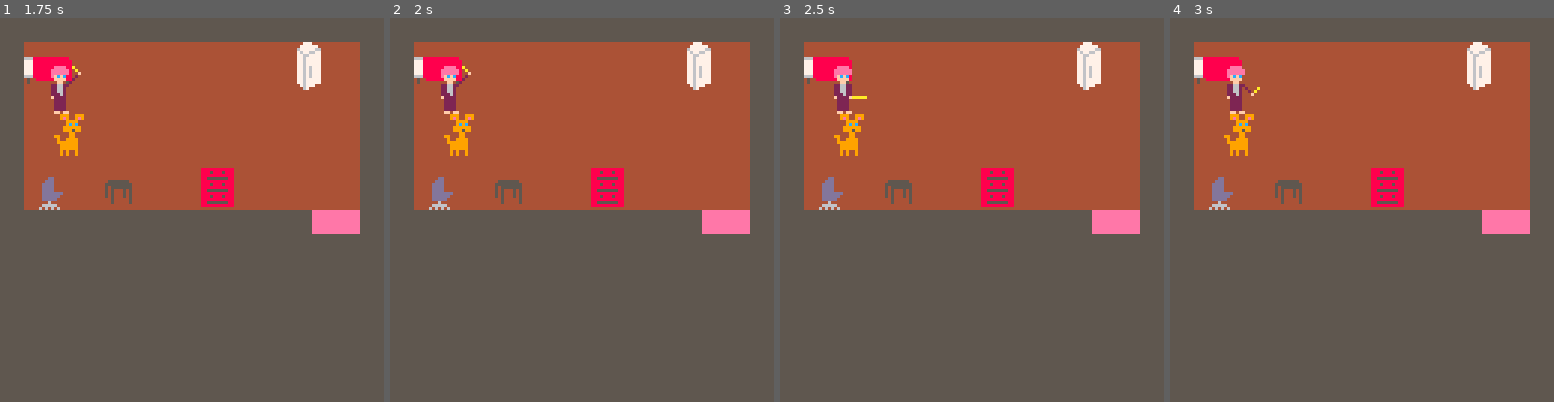
Above: before the commit, frames 1-4 (left to right).
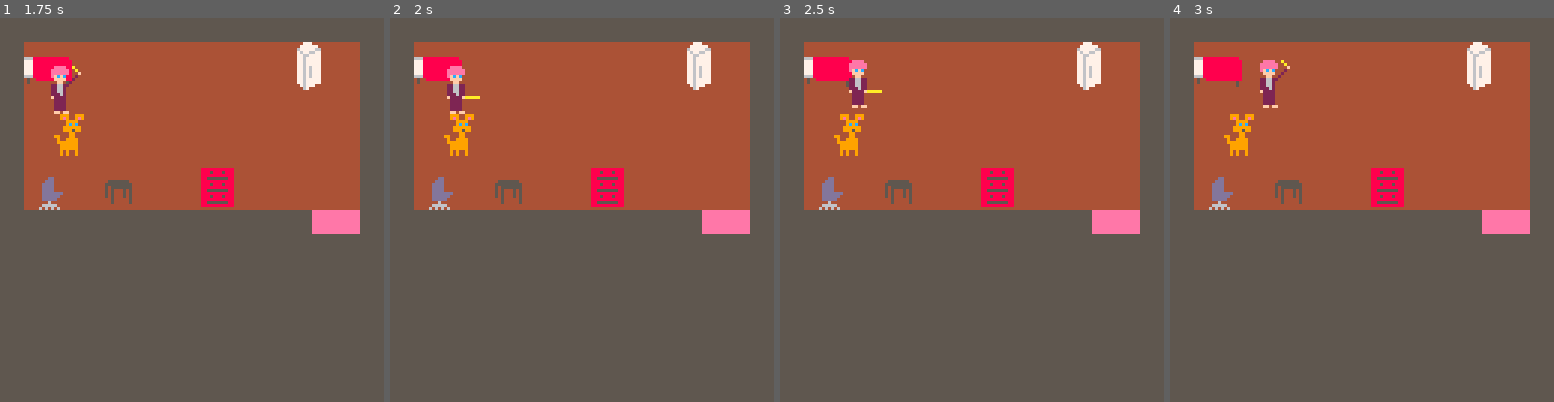
Above: after the commit, the same moments.

Repository: kuhnevan/ims-445-final-project
Game: PICO-8 cartridge final/finalproject.p8
The game is run twice, just before and just after one commit, with the same random seed, the same clock (stepped at 60 frames per second) and the same inputs.
Inputs:
- Up to frame 1 (1.75 s): tap X (X key) at 0.33, 1.07 s; tap O (Z key) at 0.7, 1.7 s; hold Right from 1.6 s (still down)
- Up to frame 2 (2 s): keep holding Right; tap X (X key) at 1.85 s
- Up to frame 3 (2.5 s): release Right at 2.1 s; tap O (Z key) at 2.1 s; hold Up 2.15-2.42 s; hold Right from 2.47 s (still down)
- Up to frame 4 (3 s): keep holding Right; tap O (Z key) at 2.5, 2.9 s; tap X (X key) at 2.97 s

Frame 1 is identical in both runs. In frame 2, 0.6% of the frame differs, in the area x 13-24%, y 12-25%; in frame 3, 0.9%; in frame 4, 1.0%, in the area x 14-32%, y 10-25%.

Commit message:
Added attacking, enemy death, and a lil 808 SLAPPER

Diff:
--- a/final/finalproject.p8
+++ b/final/finalproject.p8
@@ -1,6 +1,8 @@
 pico-8 cartridge // http://www.pico-8.com
 version 16
 __lua__
+sfx(2)
+-- global variables
 mode = 0
 
 level = 0
@@ -12,7 +14,13 @@
 
 cellwidth = 8
 
--- the position where the player will start at each level
+player = 0
+dogtype = 1
+spidertype = 2
+rattype = 3
+-----------------------------------------------
+
+-- the starting position of the player for each level
 roomstart = {}
 roomstart["x"] = 1 * cellwidth
 roomstart["y"] = 2 * cellwidth
@@ -43,65 +51,89 @@
 
 levelstarts = {roomstart, level1start, level2start, level3start, level4start, level5start,
                 level6start}
+-----------------------------------------------
+-- actor initializations
 
 -- initializes the player
 p1 = {
     x = roomstart.x,
     y = roomstart.y,
+    isalive = true,
     hasbat = false,
-    damage = 0,
     health = 10,
     sprindex = 9,
     width = 2,
     height = 2,
     speed = 1,
     is_flipped = false, -- false = facing right; true = facing left
-    speechbubble = ""
+    isenemy = false,
+    level = 100, -- just a placeholder to prevent a nil value - p1.level won't ever be compared
+    speechbubble = "",
+    gotmilk = false
 }
 
 -- hallway 1 enemies ---------------------------------------------
 spider = {
     x = 24 * cellwidth,
     y = 4 * cellwidth,
-    health = 5,
+    isalive = true,
+    health = 3,
     sprindex = 5,
     width = 2,
     height = 2,
-    speed = .5,
-    is_flipped = false
+    speed = .3,
+    is_flipped = false,
+    level = 1, -- the level that the enemy appears in
+    isenemy = true
 }
 
 -- initializes the dog
 dog = {
     x = 2 * cellwidth,
     y = 4 * cellwidth,
+    isalive = true,
     health = 1000,
     sprindex = 7,
     width = 2,
     height = 2,
     speed = 1,
     is_flipped = false,
+    isenemy = false,
+    level = 0, -- just a placeholder to prevent a nil value - dog.level won't ever be compared
     speechbubble = ""
 }
 
 actors = {p1, dog, spider}
-
-
-
+-----------------------------------------------
+-- functions
+
+function attack()
+ dealdamage()
+ attackanim()
+end
 
 -- when the player has hit an enemy, this function subtracts from that character's health
-function dealdamage(dam)
-
+function dealdamage()
+ for actor in all(actors) do
+  if actor.isenemy and actor.level == level then
+   if abs(p1.x - actor.x) < 7 and abs(p1.y - actor.y) < 10 then
+    actor.health -= 1
+   end
+   if actor.health <= 0 then
+    actor.isalive = false
+   end
+  end
+ end
 end
 
 --
 function attackanim()
 	p1.sprindex = 13
 	_draw()
-    for i = 1,10 do flip() end
+    for i = 1,3 do flip() end
     p1.sprindex = 43
     _draw()
-    for i = 1, 10 do flip() end
+    for i = 1,3 do flip() end
     p1.sprindex = 11
     _draw()
 end
@@ -110,18 +142,24 @@
  if abs(p1.x - dog.x) < 10 and abs(p1.y - dog.y) < 10 then
   dogtalk()
  elseif abs(p1.x - 10) < 10 and abs(p1.y - 10) < 10 then
-  p1.sprindex = 11
- elseif abs(p1.x - (74 * cellwidth)) < 10 and abs(p1.y - (2 * cellwidth)) < 10 then
+  if p1.gotmilk then
+   mode = 3
+  else
+   p1.sprindex = 11
+  end
+ elseif abs(p1.x - (74 * cellwidth)) < 10 and abs(p1.y - (2 * cellwidth)) < 10 then -- if p1 gets milk
   p1talk()
+  p1.speed += 1 -- that milk gave him strength
+  p1.gotmilk = true
  end
 end
 
 function dogtalk()
  notext = ""
- text1 = "Hey, it's dangerous out there."
- text2 = "You won't last long like that."
- text3 = "Try investigating the bed"
- text4 = "You might find something useful."
+ text1 = "hey, it's dangerous out there."
+ text2 = "you won't last long like that."
+ text3 = "try checking under the bed"
+ text4 = "you might find something useful."
  if dog.speechbubble == notext then
   dog.speechbubble = text1
  elseif dog.speechbubble == text1 then
@@ -137,17 +175,70 @@
 
 function p1talk()
  notext = ""
- text1 = "The milk!"
- text2 = "*Gulp Gulp Gulp*"
- text3 = "Well, I better\nget back to bed"
+ text1 = "the milk!"
+ text2 = "*gulp gulp gulp*"
+ text3 = "i feel...stronger"
+ text4 = "well, i better\nget back to bed"
  if p1.speechbubble == notext then
   p1.speechbubble = text1
  elseif p1.speechbubble == text1 then
   p1.speechbubble = text2
  elseif p1.speechbubble == text2 then
   p1.speechbubble = text3
+ elseif p1.speechbubble == text3 then
+  p1.speechbubble = text4
  else
   p1.speechbubble = notext
+ end
+end
+
+function checkifalive()
+ if p1.health <= 0 then
+  playerdies()
+ end
+end
+
+function playerdies()
+ p1.sprindex = 74
+end
+
+function checkenemycollsion(actor)
+  xdiff = p1.x - actor.x
+  ydiff = p1.y - actor.y
+  if abs(xdiff) < 5 and abs(ydiff) < 10 then
+   p1.health -= 1
+   if abs(xdiff) < abs(ydiff) then -- attack from left or right
+    if xdiff > 0 then -- attack from left
+     moveright(p1)
+    else -- attack from right
+     moveleft(p1)
+    end
+   else -- attack from above or below
+    if ydiff > 0 then -- attack from above
+     movedown(p1)
+    else -- attack from below
+     moveup(p1)
+    end
+   end
+   checkifalive()
+  end
+end
+
+function move_enemy()
+ for actor in all(actors) do
+  if actor.isenemy and actor.level == level and actor.isalive then
+   if actor.x - p1.x > 0 then
+    moveleft(actor)
+   else
+    moveright(actor)
+   end
+   if actor.y - p1.y > 0 then
+    moveup(actor)
+   else
+    movedown(actor)
+   end
+   checkenemycollsion(actor)
+  end
  end
 end
 
@@ -177,8 +268,8 @@
  end
 end
 
--- Check for objects left of the actor
--- Returns true if no immediate object
+-- check for objects left of the actor
+-- returns true if no immediate object
 function nothingleft(actor)
  if actor.x % 8 != 0 then
   return true
@@ -195,8 +286,8 @@
  end
 end
 
--- Check for objects right of the actor
--- Returns true if no immediate object
+-- check for objects right of the actor
+-- returns true if no immediate object
 function nothingright(actor)
  if actor.x % 8 != 0 then
   return true
@@ -213,8 +304,8 @@
  end
 end
 
--- Check for objects above the actor
--- Returns true if no immediate object
+-- check for objects above the actor
+-- returns true if no immediate object
 function nothingabove(actor)
  if actor.y % 8 != 0 then
   return true
@@ -224,8 +315,8 @@
  end
 end
 
--- Check for objects below the actor
--- Returns true if no immediate object
+-- check for objects below the actor
+-- returns true if no immediate object
 function nothingbelow(actor)
  if actor.y % 8 != 0 then
   return true
@@ -237,7 +328,9 @@
 
 function drawactors()
     for actor in all(actors) do
-     spr(actor.sprindex, actor.x, actor.y, actor.width, actor.height, actor.is_flipped)
+     if actor.isalive then
+      spr(actor.sprindex, actor.x, actor.y, actor.width, actor.height, actor.is_flipped)
+     end
     end
 end
 
@@ -277,20 +370,20 @@
  if (btn(2)) then moveup(p1) end
  if (btn(3)) then movedown(p1) end
  if (btnp(4)) then
-  if (p1.sprindex == 11) then	attackanim() end
+  if (p1.sprindex == 11) then attack() end
  end
  if (btnp(5)) then interact() end
  changearea()
+ move_enemy()
 end
 
 function _update()
  if mode == 0 then
   titleupdate()
- else
+ elseif mode == 1 then
   gameupdate()
  end
 end
-
 
 function titledraw()
  map(0, 56, 20, 0, 8, 8)
Not shown, changed: 30 lines of the sprite sheet (__gfx__) section of final/finalproject.p8
Not shown, changed: the music (__music__) section of final/finalproject.p8
Not shown, changed: the sound effects (__sfx__) section of final/finalproject.p8
